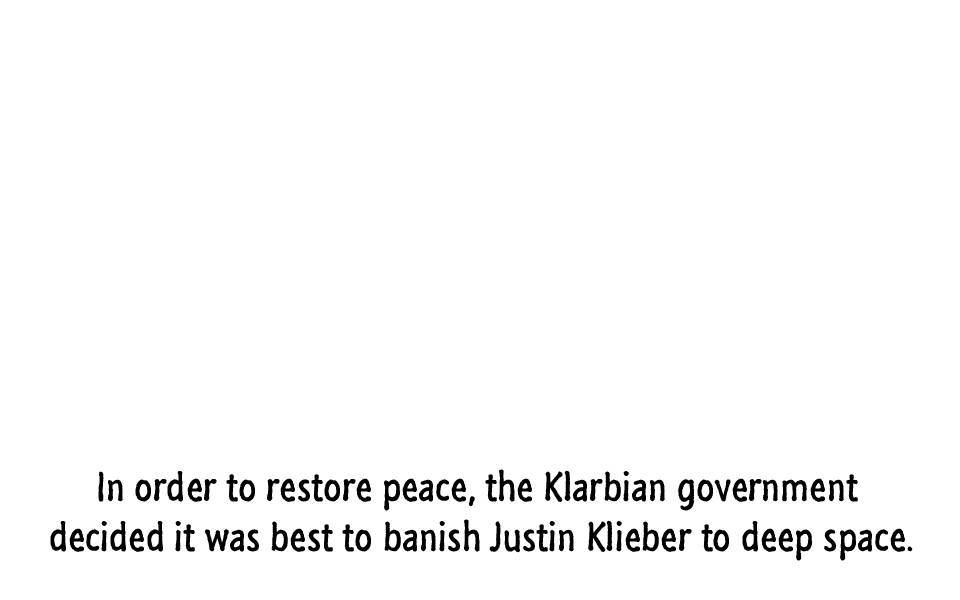
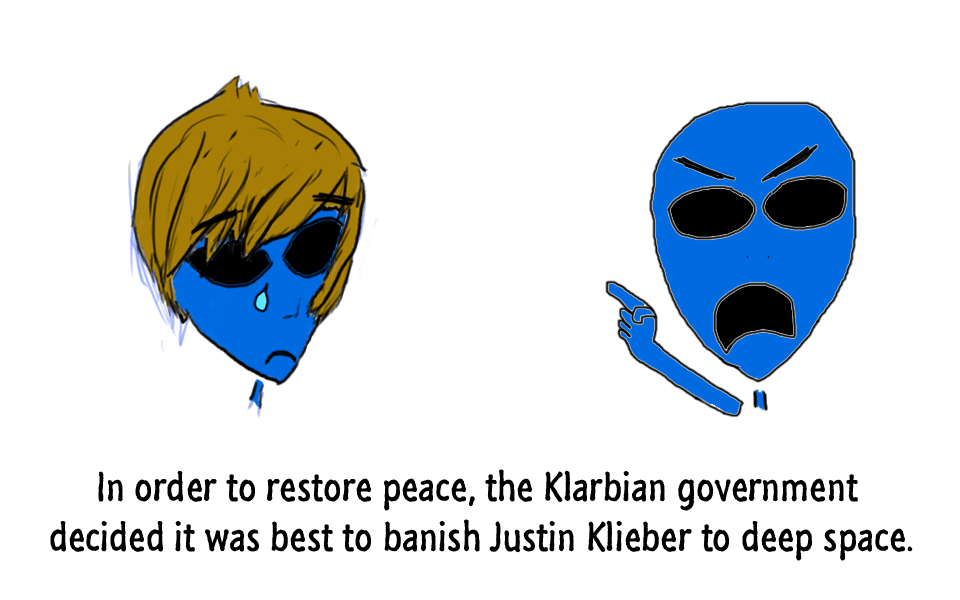
Two versions of the same layered image (960×600). Layer-by-layer changes:
added layer "Layer 4" above "Layer 1" over (605, 101, 857, 418)
added layer "Layer 1" above "In order to restore peace, the Klarbian government decided it" over (127, 74, 385, 418)
removed layer "Background" over (127, 74, 857, 418)
